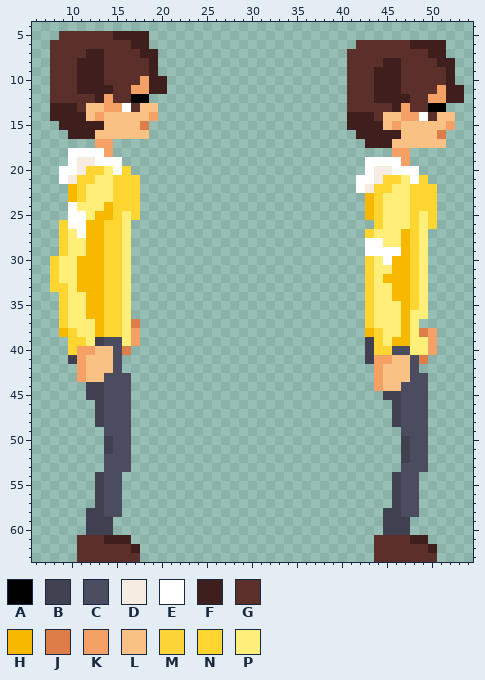
Edited in one commit: pixel-art sprite (assets/char_idle_right.png). This is how it looked before the edit.
The file is 64x64 pixels. Colours within 5 levels of each other are drawn and written as one. Shown: x 6..54, y 4..63.
Palette (. is transparent): A #000000  B #404050  C #4b4c60  D #f7ece1  E #ffffff  F #3e1f1d  G #5b302a  H #f8b800  J #df7d49  K #f5a165  L #f9c284  M #ffd532f7  N #ffd532  P #ffef79
Pixels before (only the part around the change), first column x 29:
 4 ..........................
 5 ..........................
 6 .............GGGGGGFFFF...
 7 ............GGGGGGGGGFF...
 8 ............GGGGFFGGGGFF..
 9 ............GGGFFFGGGGGF..
10 ............GGGFFFGGGGGF..
11 ............GGGFFFGGGGKFF.
12 ............GGGFFFFGGKKFF.
13 ............GGGGGFKGGAA...
14 ............FFFGLLKKEGLL..
15 ............FFFFLKLLLLLK..
16 .............FFFFFLLLLJ...
17 ..............FFFLLLLLL...
18 .................KK.......
19 ..............EEEEK.......
20 ..............EDDEEE......
21 .............EEDNNPEN.....
22 .............EDNNPPNNN....
23 ..............HNPPPNNN....
24 ..............HNPPPNNN....
25 ..............HNPPPNPN....
26 ...............NPPPNPN....
27 ..............NPPPHNP.....
28 ..............EEPPHNP.....
29 ..............EEEEHNP.....
30 ..............NPEHHNP.....
31 ..............NPPHHNP.....
32 ..............NPHHHNP.....
33 ..............NPPHHNP.....
34 ..............NPPHHNP.....
35 ..............NPPPHNP.....
36 ..............NPPPHPP.....
37 ..............NPPPHP......
38 ..............HNPPHPJK....
39 ..............BNPHHPPK....
40 ..............BNMCCPPK....
41 ..............BKKLLCJ.....
42 ...............KLLLC......
43 ...............KLLLCC.....
44 ...............KLLCCC.....
45 ................BBCCC.....
46 .................BCCC.....
47 .................BCCC.....
48 .................BCCC.....
49 ..................CCC.....
50 ..................BCC.....
51 ..................BCC.....
52 ..................BCC.....
53 ..................CCC.....
54 .................BCC......
55 .................BCC......
56 .................BCC......
57 .................BCC......
58 ................BBCC......
59 ................BBB.......
60 ................BBB.......
61 ...............GGGGFF.....
62 ...............GGGGGGF....
63 ...............GGGGGGG....
And afterwards:
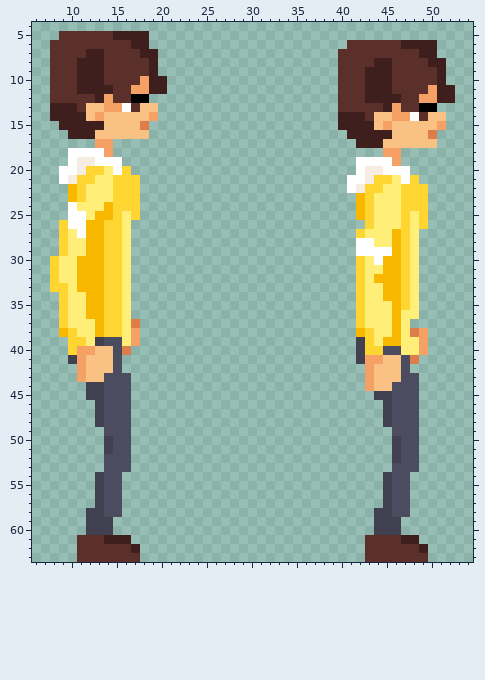
From old to new:
Changed rows in their new state; - is an unchanged pixel.
first column x 40:
 6 -G-----F---.--
 7 G--------F-.--
 8 G---F-G---F-.-
 9 G--F--G----F.-
10 G--F--G----F.-
11 G--F--G---KF-.
12 G--F---G-K-F-.
13 G----FKG-A-.--
14 F--GL-K-EGL-.-
15 F---LKL----K.-
16 -F----L---J.--
17 --F--L-----.--
18 -----K-.------
19 --E---K.------
20 --ED-E--.-----
21 -E-DN-PEN.----
22 -EDN-P-N--.---
23 --HNP--N--.---
24 --HNP--N--.---
25 --HNP--NPN.---
26 ---NP--NPN.---
27 --NP--HNP.----
28 --E-P-HNP.----
29 --E---HNP.----
30 --NPEH-NP.----
31 --NP-H-NP.----
32 --NPH--NP.----
33 --NP-H-NP.----
34 --NP-H-NP.----
35 --NP--HNP.----
36 --NP--HP-.----
37 --NP--HP.-----
38 --HNP-HPJK.---
39 --BNPH-P-K.---
40 --BNMC-P-K.---
41 --BK-L-CJ.----
42 ---KL--C.-----
43 ---KL--C-.----
44 ---KL-C--.----
45 ----B-C--.----
46 -----BC--.----
47 -----BC--.----
48 -----BC--.----
49 ------C--.----
50 ------BC-.----
51 ------BC-.----
52 ------BC-.----
53 ------C--.----
54 -----BC-.-----
55 -----BC-.-----
56 -----BC-.-----
57 -----BC-.-----
58 ----B-C-.-----
59 ----B--.------
60 ----B--.------
61 ---G---F-.----
62 ---G-----F.---
63 ---G------.---
